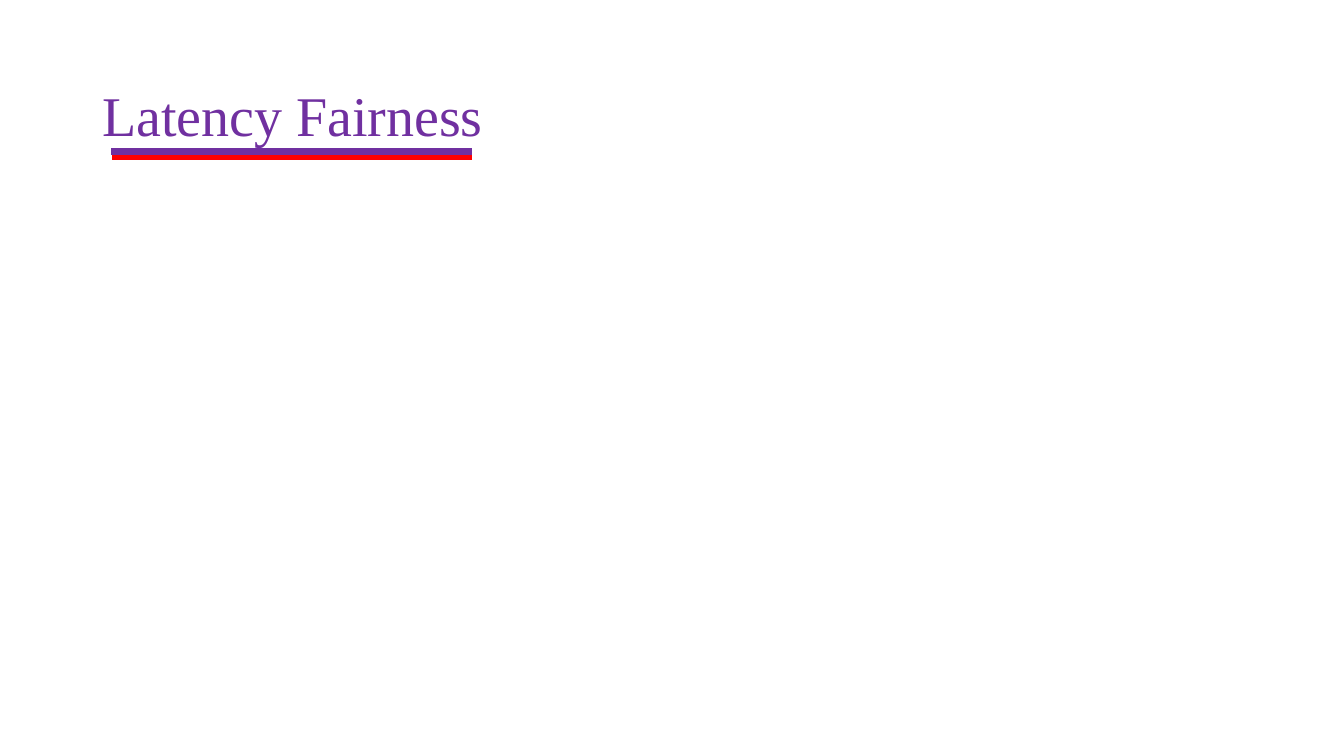
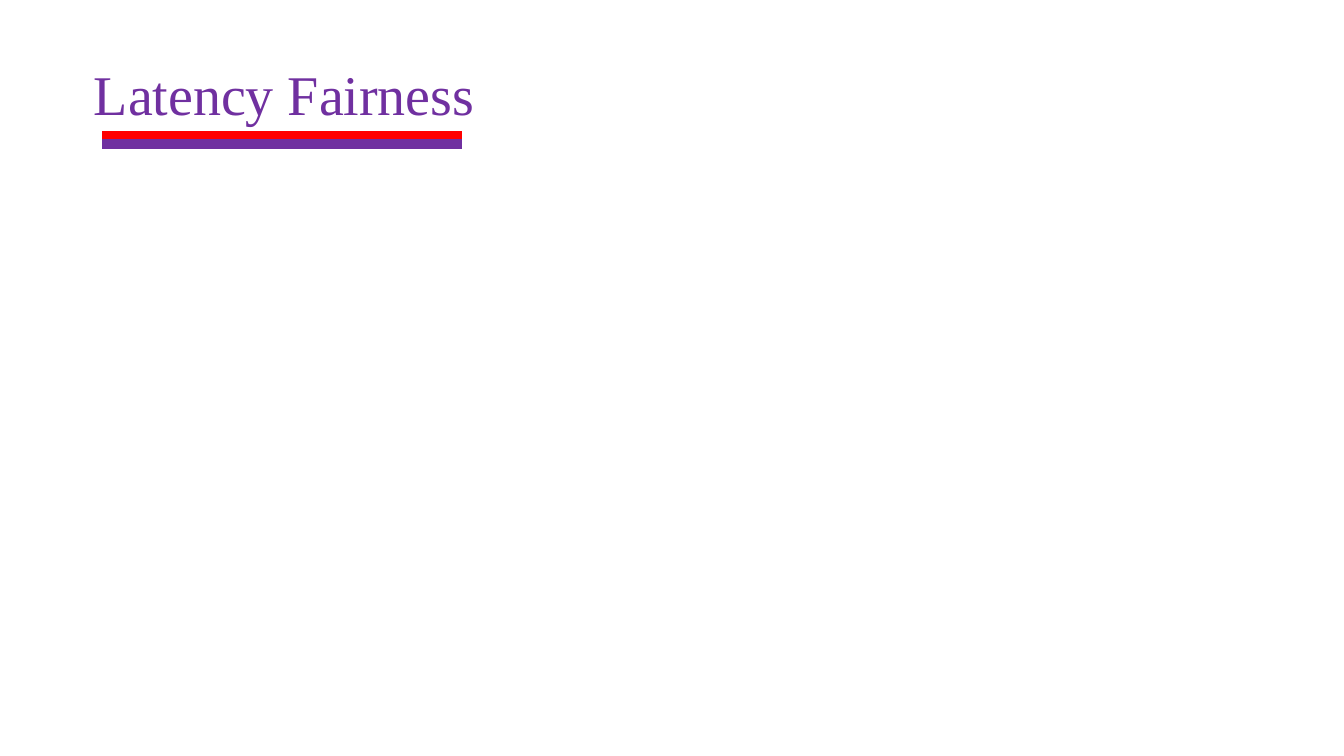
Before and after one commit to HaseebLUMS/Onyx-Presentation, a slide deck: slide 3 of thesis-latency-fairness.pptx (slide 2 before the commit). Drawn at 1344x756 pixels with LibreOffice and Linux fonts; fonts in the diff are those of the drawing. Boxes give left, top, right and bottom in pixels: in the first picture for what was removed or moved away, otherwise in the second. Text is boxed around its words. In the diff, an @@ line names an element or a change of style, - is before the commit and + after.

Commit message:
update presentation

```diff
--- a/thesis-latency-fairness.pptx
+++ b/thesis-latency-fairness.pptx
@@ text "Latency Fairness": place and size @@
-text "Latency Fairness" at [102, 99, 482, 146]
+text "Latency Fairness" at [94, 78, 474, 126]
@@ text "Latency Fairness" at [94, 78, 474, 126]: line spacing 1 to 0.9; vertical alignment top to middle @@
@@ rectangle: place and size @@
-rectangle at [113, 148, 471, 153]
+rectangle at [103, 140, 461, 148]
@@ rectangle: place and size @@
-rectangle at [113, 153, 471, 158]
+rectangle at [103, 133, 461, 141]
@@ rectangle at [103, 133, 461, 141]: mirrored @@
```
Also in this commit, not shown: 1 other slide changed, 4 slides added.
